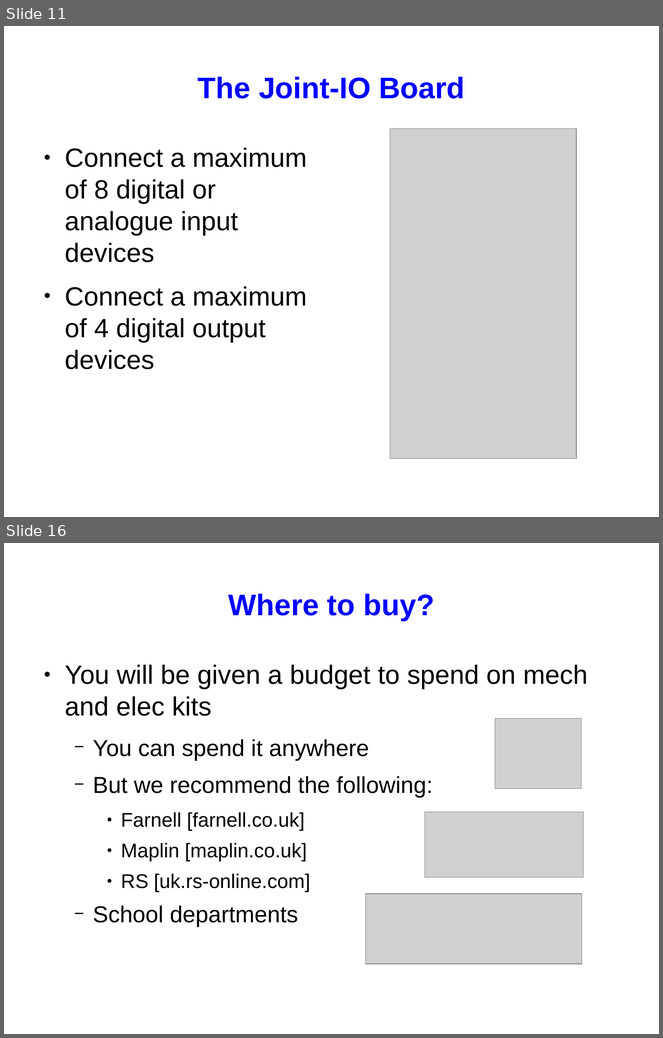
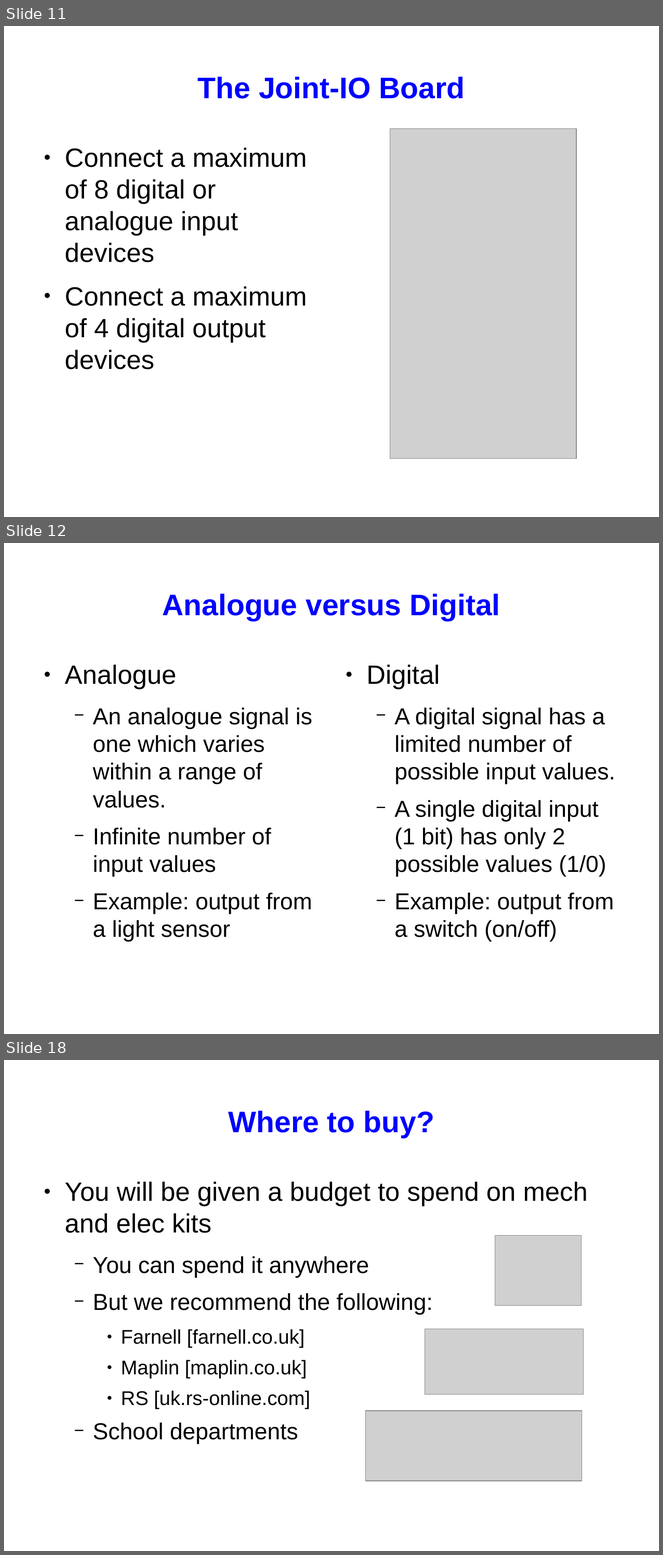
Before and after one commit to srobo/subversion-archive, a slide deck: KickStart/kickstart-08/presentations/kickstart-elec-presentation.odp. Shown one above the other, each under a label of ours: slides 11 and 16 before the commit, slides 11, 12 and 18 after it; the slides between them are not shown. The pictures are 663x1038 and 663x1555 pixels, drawn with LibreOffice and Linux fonts; fonts in the diff are those of the drawing; grey boxes stand for pictures. Boxes give left, top, right and bottom in pixels: in the first picture for what was removed or moved away, otherwise in the second. Text is boxed around its words. In the diff, an @@ line names an element or a change of style, - is before the commit and + after.

```diff
--- a/KickStart/kickstart-08/presentations/kickstart-elec-presentation.odp
+++ b/KickStart/kickstart-08/presentations/kickstart-elec-presentation.odp
@@ slide 12 added at bbox=[4, 543, 659, 1034], background #FFFFFF @@
@@ title added at bbox=[162, 593, 500, 621], 36 pt, text #0000FF, bold @@
+Analogue versus Digital
@@ text added at bbox=[65, 665, 312, 942], 28 pt, text #000000 @@
+● Analogue
+  − An analogue signal is one which varies within a range of values.
+  − Infinite number of input values
+  − Example: output from a light sensor
@@ text added at bbox=[366, 665, 616, 942], 28 pt, text #000000 @@
+● Digital
+  − A digital signal has a limited number of possible input values.
+  − A single digital input (1 bit) has only 2 possible values (1/0)
+  − Example: output from a switch (on/off)
@@ what was slide 16 is now slide 18 @@
```
Also in this commit, not shown: 6 slides changed, 3 other slides added, 2 slides removed.
